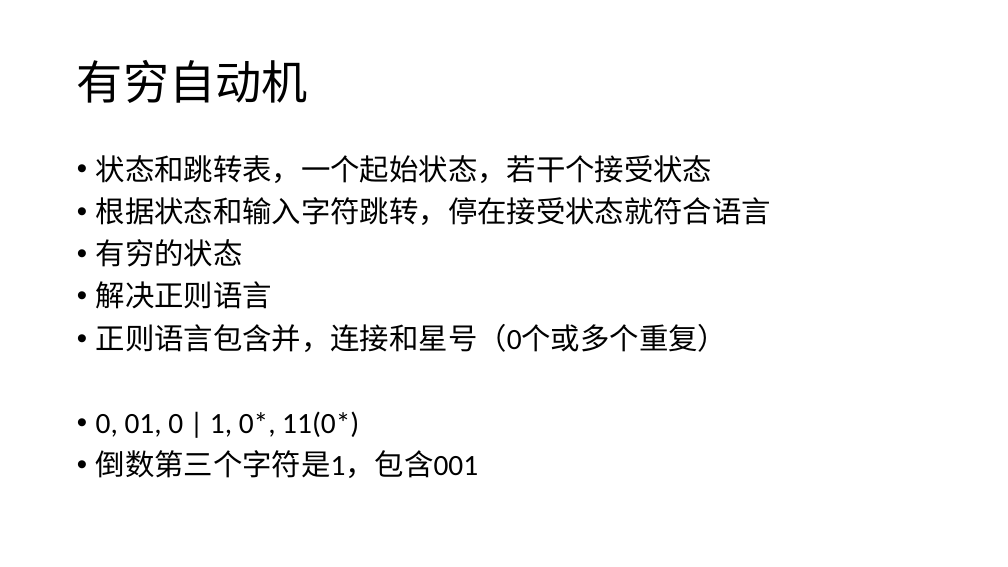
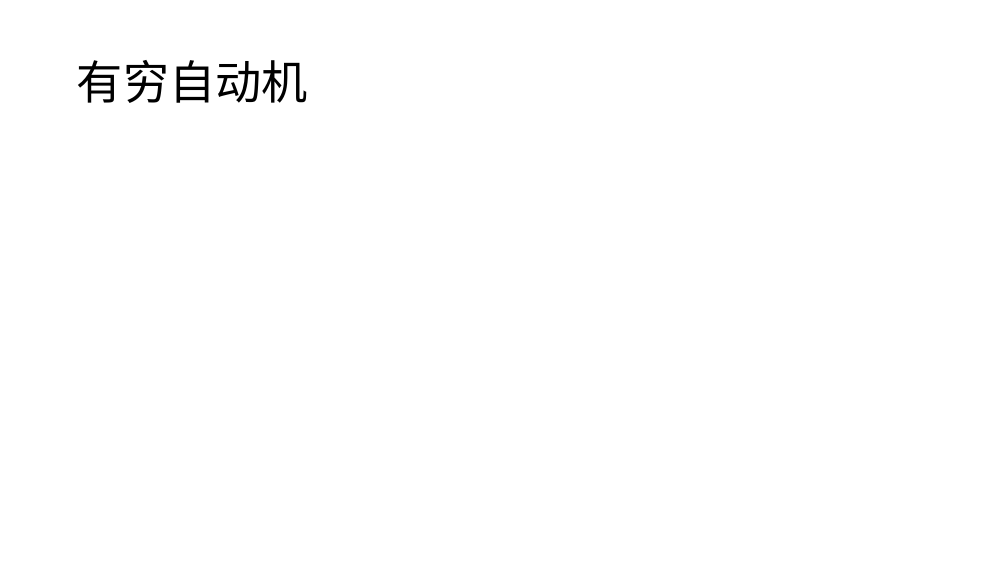
Before and after one commit to nedchu/sng-noip-2018-autumn, a slide deck: slide 37 of 2018-11-24/Slide.pptx (slide 35 before the commit). Drawn at 1008x567 pixels with LibreOffice and Linux fonts; fonts in the diff are those of the drawing; grey boxes stand for pictures. Boxes give left, top, right and bottom in pixels: in the first picture for what was removed or moved away, otherwise in the second. Text is boxed around its words. In the diff, an @@ line names an element or a change of style, - is before the commit and + after.

```diff
--- a/2018-11-24/Slide.pptx
+++ b/2018-11-24/Slide.pptx
@@ text removed at (x1=96, y1=155, x2=771, y2=478) @@
-• 状态和跳转表，一个起始状态，若干个接受状态
-• 根据状态和输入字符跳转，停在接受状态就符合语言
-• 有穷的状态
-• 解决正则语言
-• 正则语言包含并，连接和星号（0个或多个重复）
-• 0, 01, 0 | 1, 0*, 11(0*)
-• 倒数第三个字符是1，包含001
```
Also in this commit, not shown: 4 other slides changed, 2 slides added, 1 other file.
